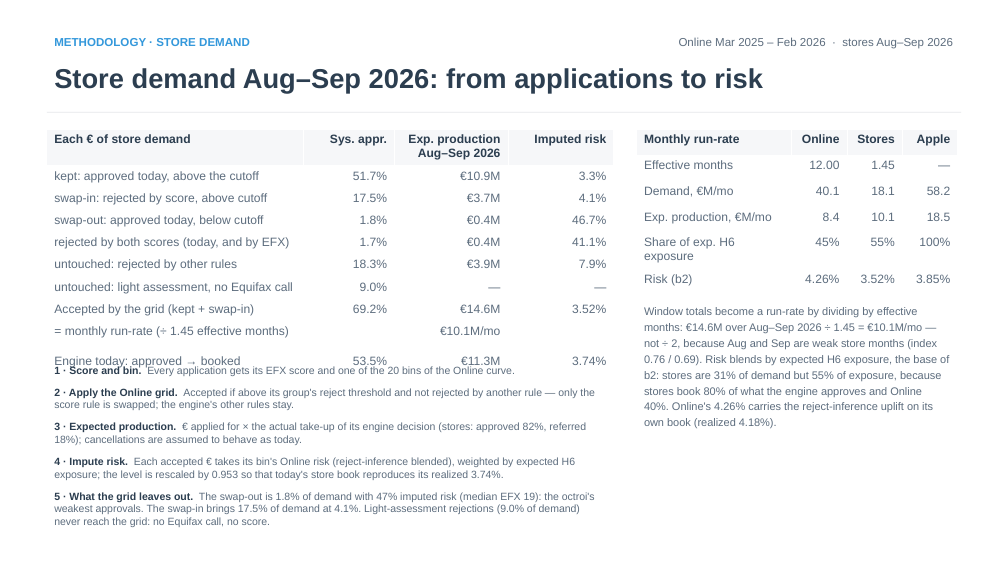
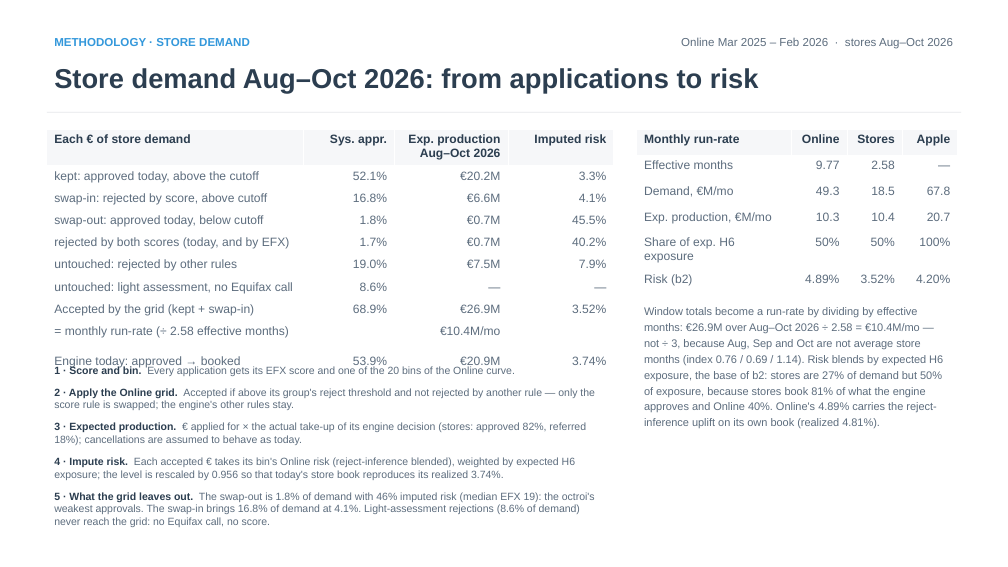
Before and after one commit to iocariz/scoring_tools, a slide deck: slide 11 of output/apple_deck/Apple_EFX_Study.pptx. Drawn at 1008x567 pixels with LibreOffice and Linux fonts; fonts in the diff are those of the drawing. Boxes give left, top, right and bottom in pixels: in the first picture for what was removed or moved away, otherwise in the second. Text is boxed around its words. In the diff, an @@ line names an element or a change of style, - is before the commit and + after.

```diff
--- a/output/apple_deck/Apple_EFX_Study.pptx
+++ b/output/apple_deck/Apple_EFX_Study.pptx
@@ text at box(681, 38, 953, 49): text changed @@
-Online Mar 2025 – Feb 2026 · stores Aug–Sep 2026
+Online Mar 2025 – Feb 2026 · stores Aug–Oct 2026
@@ text at box(54, 68, 759, 93): text changed @@
-Store demand Aug–Sep 2026: from applications to risk
+Store demand Aug–Oct 2026: from applications to risk
@@ table at box(47, 129, 614, 372) @@
-row 1, column 3: Exp. production / Aug–Sep 2026
+row 1, column 3: Exp. production / Aug–Oct 2026
-row 2, column 2: 51.7%
+row 2, column 2: 52.1%
-row 2, column 3: €10.9M
+row 2, column 3: €20.2M
-row 3, column 2: 17.5%
+row 3, column 2: 16.8%
-row 3, column 3: €3.7M
+row 3, column 3: €6.6M
-row 4, column 3: €0.4M
+row 4, column 3: €0.7M
-row 4, column 4: 46.7%
+row 4, column 4: 45.5%
-row 5, column 3: €0.4M
+row 5, column 3: €0.7M
-row 5, column 4: 41.1%
+row 5, column 4: 40.2%
-row 6, column 2: 18.3%
+row 6, column 2: 19.0%
-row 6, column 3: €3.9M
+row 6, column 3: €7.5M
-row 7, column 2: 9.0%
+row 7, column 2: 8.6%
-row 8, column 2: 69.2%
+row 8, column 2: 68.9%
-row 8, column 3: €14.6M
+row 8, column 3: €26.9M
-row 9, column 1: = monthly run-rate (÷ 1.45 effective months)
+row 9, column 1: = monthly run-rate (÷ 2.58 effective months)
-row 9, column 3: €10.1M/mo
+row 9, column 3: €10.4M/mo
-row 10, column 2: 53.5%
+row 10, column 2: 53.9%
-row 10, column 3: €11.3M
+row 10, column 3: €20.9M
@@ table at box(637, 129, 957, 289) @@
-row 2, column 2: 12.00
+row 2, column 2: 9.77
-row 2, column 3: 1.45
+row 2, column 3: 2.58
-row 3: Demand, €M/mo | 40.1 | 18.1 | 58.2
+row 3: Demand, €M/mo | 49.3 | 18.5 | 67.8
-row 4: Exp. production, €M/mo | 8.4 | 10.1 | 18.5
+row 4: Exp. production, €M/mo | 10.3 | 10.4 | 20.7
-row 5, column 2: 45%
+row 5, column 2: 50%
-row 5, column 3: 55%
+row 5, column 3: 50%
-row 6, column 2: 4.26%
+row 6, column 2: 4.89%
-row 6, column 4: 3.85%
+row 6, column 4: 4.20%
@@ text at box(644, 307, 943, 428): text changed @@
-Window totals become a run-rate by dividing by effective months: €14.6M over Aug–Sep 2026 ÷ 1.45 = €10.1M/mo — not ÷ 2, because Aug and Sep are weak store months (index 0.76 / 0.69). Risk blends by expected H6 exposure, the base of b2: stores are 31% of demand but 55% of exposure, because stores book 80% of what the engine approves and Online 40%. Online's 4.26% carries the reject-inference uplift on its own book (realized 4.18%).
+Window totals become a run-rate by dividing by effective months: €26.9M over Aug–Oct 2026 ÷ 2.58 = €10.4M/mo — not ÷ 3, because Aug, Sep and Oct are not average store months (index 0.76 / 0.69 / 1.14). Risk blends by expected H6 exposure, the base of b2: stores are 27% of demand but 50% of exposure, because stores book 81% of what the engine approves and Online 40%. Online's 4.89% carries the reject-inference uplift on its own book (realized 4.81%).
@@ text at box(54, 457, 595, 527): text changed @@
-4 · Impute risk. Each accepted € takes its bin's Online risk (reject-inference blended), weighted by expected H6 exposure; the level is rescaled by 0.953 so that today's store book reproduces its realized 3.74%.
-5 · What the grid leaves out. The swap-out is 1.8% of demand with 47% imputed risk (median EFX 19): the octroi's weakest approvals. The swap-in brings 17.5% of demand at 4.1%. Light-assessment rejections (9.0% of demand) never reach the grid: no Equifax call, no score.
+4 · Impute risk. Each accepted € takes its bin's Online risk (reject-inference blended), weighted by expected H6 exposure; the level is rescaled by 0.956 so that today's store book reproduces its realized 3.74%.
+5 · What the grid leaves out. The swap-out is 1.8% of demand with 46% imputed risk (median EFX 19): the octroi's weakest approvals. The swap-in brings 16.8% of demand at 4.1%. Light-assessment rejections (8.6% of demand) never reach the grid: no Equifax call, no score.
```
Also in this commit, not shown: 13 other slides changed, 14 other files.
